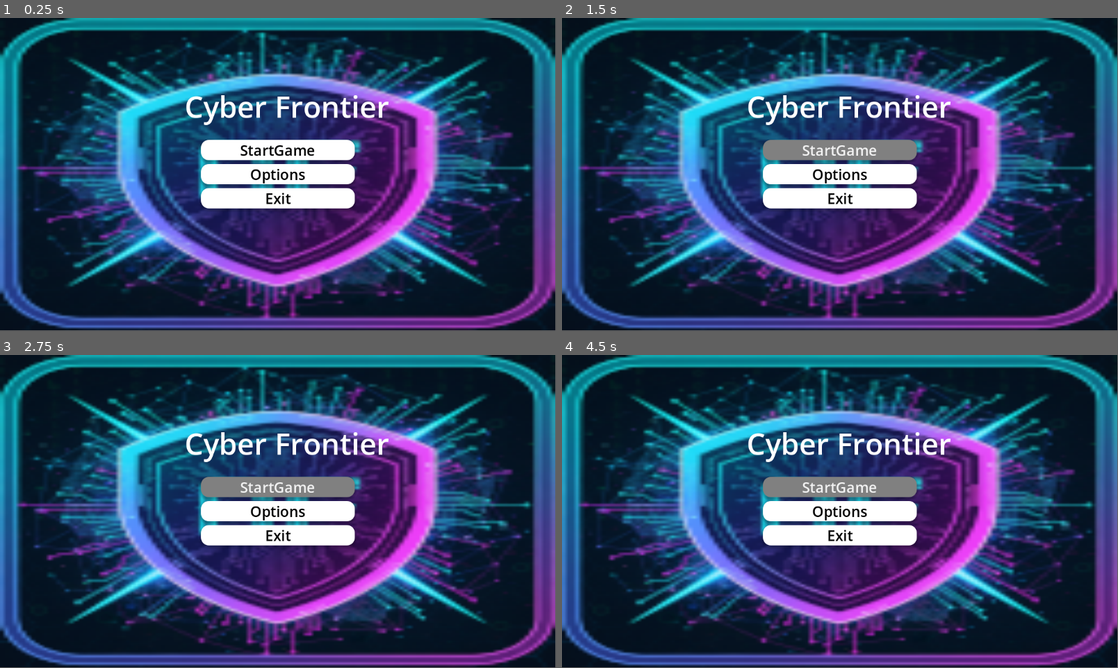
Above: before the commit, frames 1-4 (two rows, left to right).
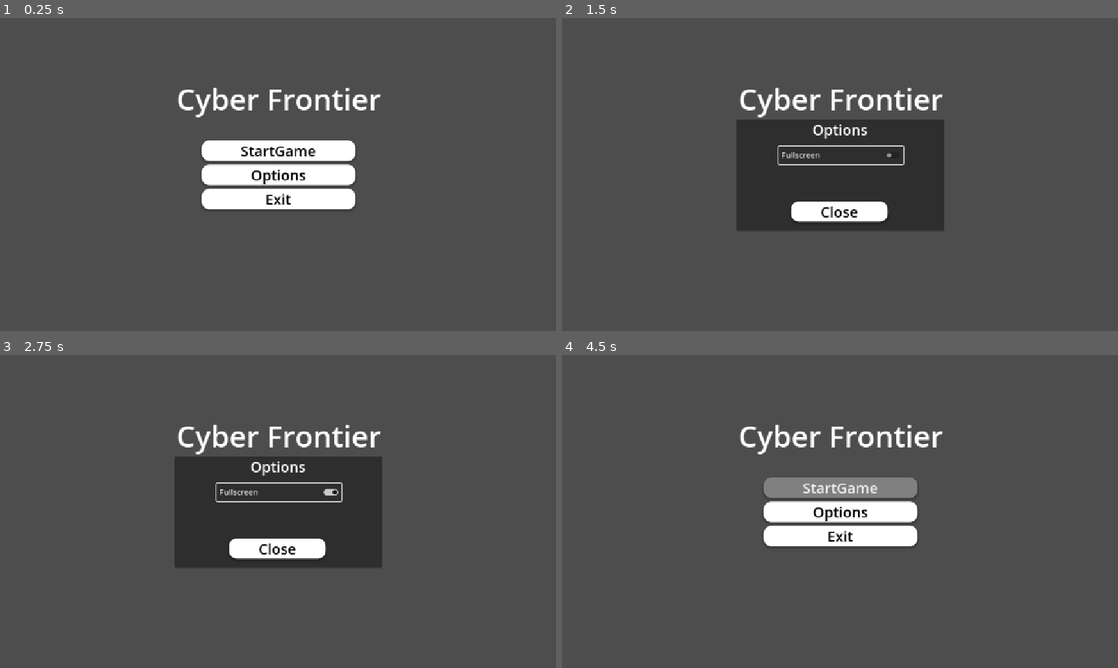
Above: after the commit, the same moments.

Repository: pekokana/cyberfrontier
Game: Godot game, scene res://scenes/ui/MainMenu.tscn
Two runs of this game, one before a commit and one after it. Both use one fixed random seed, a clock stepped at 60 frames per second and the inputs below. Before the commit the project starts from res://MainMenu.tscn.
Inputs (mouse positions are in pixels of both pictures, inside the frame that each line leads up to):
- Up to frame 1 (0.25 s): no input
- Up to frame 2 (1.5 s): click "Options" at 0.5 s; click (840, 149) at 1.25 s, where only the run before the commit has a clickable "StartGame"
- Up to frame 3 (2.75 s): click (278, 486) at 2 s, where only the run before the commit has a clickable "StartGame"
- Up to frame 4 (4.5 s): move the mouse to (962, 495) at 2.77 s; hold Up 2.78-3.53 s; tap Tab at 2.85 s; click (962, 495) at 2.92 s; move the mouse to (728, 527) at 3.52 s; hold Down 3.53-4.25 s; tap Keypad Enter at 3.6 s; click "StartGame" at 4.25 s
In our replay, the window is 799x449 before the commit and 800x450 after it. These sizes can differ from the game's own. Grey fills any space a smaller window leaves; there, only what the larger window draws over its background counts as a difference.

The runs differ from the first frame. In frame 1, 95% of the frame differs, in the area x 0-100%, y 0-100%; in frame 2, 99%; in frame 3, 99%; in frame 4, 95%.

Commit message:
Mainmenu

Diff:
--- a/project.godot
+++ b/project.godot
@@ -18,8 +18,13 @@
 
 [autoload]
 
-Global="*res://Global.gd"
-MissionManager="*res://MissionManager.gd"
+Global="*res://scripts/core/Global.gd"
+MissionManager="*res://scripts/managers/MissionManager.gd"
+
+[display]
+
+window/size/mode=3
+window/stretch/mode="canvas_items"
 
 [rendering]
 
--- a/root_scene.tscn
+++ b/scenes/main/root_scene.tscn
@@ -1,7 +1,7 @@
 [gd_scene load_steps=3 format=3 uid="uid://bno0or3q58up0"]
 
-[ext_resource type="Script" uid="uid://rbcrpbkunv4k" path="res://root_scene.gd" id="1_itajj"]
-[ext_resource type="Texture2D" uid="uid://b1dyqr3in2n24" path="res://assets/sidebar64.png" id="2_c77vg"]
+[ext_resource type="Script" uid="uid://rbcrpbkunv4k" path="res://scripts/core/root_scene.gd" id="1_itajj"]
+[ext_resource type="Texture2D" uid="uid://b1dyqr3in2n24" path="res://assets/icons/sidebar64.png" id="2_c77vg"]
 
 [node name="RootScene" type="Node2D"]
 script = ExtResource("1_itajj")
--- /dev/null
+++ b/scenes/ui/MainMenu.gd
@@ -0,0 +1,37 @@
+extends Control
+
+@onready var main_buttons: VBoxContainer = $MainButtons
+@onready var options: Panel = $Options
+@onready var chkbnt_screen_size: CheckButton = $Options/Label/chkbntScreenSize
+
+
+
+func _ready():
+	main_buttons.visible = true
+	options.visible = false
+	chkbnt_screen_size.button_pressed = true
+
+
+func _on_btn_exit_pressed() -> void:
+	self.get_tree().quit()
+
+
+func _on_btn_options_pressed() -> void:
+	print("pressed btnOptions")
+	main_buttons.visible = false
+	options.visible = true
+
+
+func _on_btn_start_pressed() -> void:
+	print("pressed btnStart")
+
+
+func _on_btn_options_back_pressed() -> void:
+	_ready()
+
+
+func _on_chkbnt_screen_size_toggled(toggled_on: bool) -> void:
+	if toggled_on == true:
+		DisplayServer.window_set_mode(DisplayServer.WINDOW_MODE_FULLSCREEN)
+	else:
+		DisplayServer.window_set_mode(DisplayServer.WINDOW_MODE_WINDOWED)
--- a/MainMenu.tscn
+++ b/scenes/ui/MainMenu.tscn
@@ -1,9 +1,6 @@
-[gd_scene load_steps=8 format=3 uid="uid://pjur0ij1scib"]
+[gd_scene load_steps=7 format=3 uid="uid://pjur0ij1scib"]
 
-[ext_resource type="Texture2D" uid="uid://cagbjpv2gy2pd" path="res://assets/main128.png" id="1_i26rj"]
-
-[sub_resource type="StyleBoxTexture" id="StyleBoxTexture_i26rj"]
-texture = ExtResource("1_i26rj")
+[ext_resource type="Script" uid="uid://ceajb2nldd4fm" path="res://scenes/ui/MainMenu.gd" id="1_vjtqc"]
 
 [sub_resource type="StyleBoxEmpty" id="StyleBoxEmpty_eiy7p"]
 
@@ -46,17 +43,9 @@
 anchor_bottom = 1.0
 grow_horizontal = 2
 grow_vertical = 2
+script = ExtResource("1_vjtqc")
 
-[node name="Panel" type="Panel" parent="."]
-layout_mode = 1
-anchors_preset = 15
-anchor_right = 1.0
-anchor_bottom = 1.0
-grow_horizontal = 2
-grow_vertical = 2
-theme_override_styles/panel = SubResource("StyleBoxTexture_i26rj")
-
-[node name="VBoxContainer" type="VBoxContainer" parent="."]
+[node name="MainButtons" type="VBoxContainer" parent="."]
 layout_mode = 1
 anchors_preset = 8
 anchor_left = 0.5
@@ -71,7 +60,7 @@
 grow_vertical = 2
 theme_override_constants/separation = 8
 
-[node name="Button" type="Button" parent="VBoxContainer"]
+[node name="btnStart" type="Button" parent="MainButtons"]
 layout_mode = 2
 size_flags_vertical = 10
 theme_override_colors/icon_pressed_color = Color(0, 0, 0, 1)
@@ -85,7 +74,7 @@
 theme_override_styles/normal = SubResource("StyleBoxFlat_kjwba")
 text = "StartGame"
 
-[node name="Button2" type="Button" parent="VBoxContainer"]
+[node name="btnOptions" type="Button" parent="MainButtons"]
 layout_mode = 2
 size_flags_vertical = 3
 theme_override_colors/icon_pressed_color = Color(0, 0, 0, 1)
@@ -99,7 +88,7 @@
 theme_override_styles/normal = SubResource("StyleBoxFlat_kjwba")
 text = "Options"
 
-[node name="Button3" type="Button" parent="VBoxContainer"]
+[node name="btnExit" type="Button" parent="MainButtons"]
 layout_mode = 2
 size_flags_vertical = 3
 theme_override_colors/icon_pressed_color = Color(0, 0, 0, 1)
@@ -120,10 +109,10 @@
 anchor_top = 0.5
 anchor_right = 0.5
 anchor_bottom = 0.5
-offset_left = -118.0
-offset_top = -196.0
-offset_right = 155.0
-offset_bottom = -85.0
+offset_left = -211.0
+offset_top = -212.0
+offset_right = 213.0
+offset_bottom = -101.0
 grow_horizontal = 2
 grow_vertical = 2
 theme_override_constants/shadow_offset_y = 10
@@ -132,3 +121,65 @@
 text = "Cyber Frontier"
 horizontal_alignment = 1
 vertical_alignment = 1
+
+[node name="Options" type="Panel" parent="."]
+layout_mode = 1
+anchors_preset = 8
+anchor_left = 0.5
+anchor_top = 0.5
+anchor_right = 0.5
+anchor_bottom = 0.5
+offset_left = -215.0
+offset_top = -115.5
+offset_right = 215.0
+offset_bottom = 115.5
+grow_horizontal = 2
+grow_vertical = 2
+
+[node name="Label" type="Label" parent="Options"]
+layout_mode = 1
+anchors_preset = 10
+anchor_right = 1.0
+offset_bottom = 42.0
+grow_horizontal = 2
+theme_override_font_sizes/font_size = 30
+text = "Options"
+horizontal_alignment = 1
+
+[node name="btnOptionsBack" type="Button" parent="Options/Label"]
+offset_left = 113.0
+offset_top = 170.0
+offset_right = 313.0
+offset_bottom = 212.0
+size_flags_vertical = 3
+theme_override_colors/icon_pressed_color = Color(0, 0, 0, 1)
+theme_override_colors/font_color = Color(0, 0, 0, 1)
+theme_override_colors/font_focus_color = Color(0, 0, 0, 1)
+theme_override_colors/font_pressed_color = Color(0, 0, 0, 1)
+theme_override_font_sizes/font_size = 30
+theme_override_styles/focus = SubResource("StyleBoxEmpty_eiy7p")
+theme_override_styles/hover = SubResource("StyleBoxFlat_h7a2f")
+theme_override_styles/pressed = SubResource("StyleBoxFlat_qoqlk")
+theme_override_styles/normal = SubResource("StyleBoxFlat_kjwba")
+text = "Close"
+
+[node name="chkbntScreenSize" type="CheckButton" parent="Options/Label"]
+layout_mode = 1
+anchors_preset = 8
+anchor_left = 0.5
+anchor_top = 0.5
+anchor_right = 0.5
+anchor_bottom = 0.5
+offset_left = -128.0
+offset_top = 34.5
+offset_right = 131.0
+offset_bottom = 71.5
+grow_horizontal = 2
+grow_vertical = 2
+text = "Fullscreen"
+
+[connection signal="pressed" from="MainButtons/btnStart" to="." method="_on_btn_start_pressed"]
+[connection signal="pressed" from="MainButtons/btnOptions" to="." method="_on_btn_options_pressed"]
+[connection signal="pressed" from="MainButtons/btnExit" to="." method="_on_btn_exit_pressed"]
+[connection signal="pressed" from="Options/Label/btnOptionsBack" to="." method="_on_btn_options_back_pressed"]
+[connection signal="toggled" from="Options/Label/chkbntScreenSize" to="." method="_on_chkbnt_screen_size_toggled"]
--- a/MissionSelectUI.tscn
+++ b/scenes/ui/MissionSelectUI.tscn
@@ -1,6 +1,6 @@
 [gd_scene load_steps=2 format=3 uid="uid://dgewi7lp8l5de"]
 
-[ext_resource type="Script" uid="uid://bk35mw7wyc4yx" path="res://MissionSelectUI.gd" id="1_u0l8q"]
+[ext_resource type="Script" uid="uid://bk35mw7wyc4yx" path="res://scripts/windows/MissionSelectUI.gd" id="1_u0l8q"]
 
 [node name="MissionSelectUI" type="Control"]
 layout_mode = 3
--- a/Sidebar.tscn
+++ b/scenes/ui/Sidebar.tscn
@@ -1,9 +1,9 @@
 [gd_scene load_steps=5 format=3 uid="uid://cmbcspv0hds85"]
 
-[ext_resource type="Script" uid="uid://0wflr8n8usng" path="res://sidebar.gd" id="1_uqdgd"]
-[ext_resource type="Texture2D" uid="uid://bpokall2ocrug" path="res://assets/terminal64.png" id="2_tb3yr"]
-[ext_resource type="Texture2D" uid="uid://d35s5efiwqqqw" path="res://assets/nmap64.png" id="3_kiffa"]
-[ext_resource type="Texture2D" uid="uid://cxkutj0q5r6rf" path="res://assets/apiclient64.png" id="4_kcsgo"]
+[ext_resource type="Script" uid="uid://0wflr8n8usng" path="res://scripts/ui/sidebar.gd" id="1_uqdgd"]
+[ext_resource type="Texture2D" uid="uid://bpokall2ocrug" path="res://assets/icons/terminal64.png" id="2_tb3yr"]
+[ext_resource type="Texture2D" uid="uid://d35s5efiwqqqw" path="res://assets/icons/nmap64.png" id="3_kiffa"]
+[ext_resource type="Texture2D" uid="uid://cxkutj0q5r6rf" path="res://assets/icons/apiclient64.png" id="4_kcsgo"]
 
 [node name="SideBar" type="Control"]
 layout_direction = 1
--- a/NetworkMapUI.tscn
+++ b/scenes/windows/NetworkMapUI.tscn
@@ -1,6 +1,6 @@
 [gd_scene load_steps=2 format=3 uid="uid://cwgav3ui7hell"]
 
-[ext_resource type="Script" uid="uid://htxea58llhwj" path="res://NetworkManager.gd" id="1_pid6s"]
+[ext_resource type="Script" uid="uid://htxea58llhwj" path="res://scripts/managers/NetworkManager.gd" id="1_pid6s"]
 
 [node name="NetworkMapUI" type="Control"]
 layout_mode = 3
--- a/mdi_window.tscn
+++ b/scenes/windows/mdi_window.tscn
@@ -1,6 +1,6 @@
 [gd_scene load_steps=3 format=3 uid="uid://b8lqtmfn30cjh"]
 
-[ext_resource type="Script" uid="uid://bdx2aiw1vv75n" path="res://mdi_window.gd" id="1_3q3jp"]
+[ext_resource type="Script" uid="uid://bdx2aiw1vv75n" path="res://scripts/windows/mdi_window.gd" id="1_3q3jp"]
 
 [sub_resource type="StyleBoxFlat" id="StyleBoxFlat_3q3jp"]
 bg_color = Color(0.1, 0.1, 0.1, 1)
--- a/NetworkNodeUI.tscn
+++ b/scenes/windows/networkmapnode/NetworkNodeUI.tscn
@@ -1,6 +1,6 @@
 [gd_scene load_steps=2 format=3 uid="uid://n12oodbkw823"]
 
-[ext_resource type="Script" uid="uid://cr7sfuj46r010" path="res://NetworkNodeUI.gd" id="1_ghqgs"]
+[ext_resource type="Script" uid="uid://cr7sfuj46r010" path="res://scripts/windows/NetworkNodeUI.gd" id="1_ghqgs"]
 
 [node name="NetworkNodeUI" type="Control"]
 layout_mode = 3
--- a/terminal_ui.tscn
+++ b/scenes/windows/terminal_ui.tscn
@@ -1,6 +1,6 @@
 [gd_scene load_steps=2 format=3 uid="uid://ucsrei11epj1"]
 
-[ext_resource type="Script" uid="uid://c0w6mbrfcxxbn" path="res://terminal_ui.gd" id="1_cv4nl"]
+[ext_resource type="Script" uid="uid://c0w6mbrfcxxbn" path="res://scripts/windows/terminal_ui.gd" id="1_cv4nl"]
 
 [node name="TerminalUI" type="Control"]
 layout_mode = 3
Renamed: assets/apiclient128.png -> assets/icons/apiclient128.png
Renamed: assets/apiclient32.png -> assets/icons/apiclient32.png
Renamed: assets/apiclient64.png -> assets/icons/apiclient64.png
Renamed: assets/binary128.png -> assets/icons/binary128.png
Renamed: assets/binary32.png -> assets/icons/binary32.png
Renamed: assets/binary64.png -> assets/icons/binary64.png
Renamed: icon.svg -> assets/icons/icon.svg
Renamed: assets/main128.png -> assets/icons/main128.png
Renamed: assets/main64.png -> assets/icons/main64.png
Renamed: assets/nmap128.png -> assets/icons/nmap128.png
Renamed: assets/nmap32.png -> assets/icons/nmap32.png
Renamed: assets/nmap64.png -> assets/icons/nmap64.png
(and 21 more such lines)
